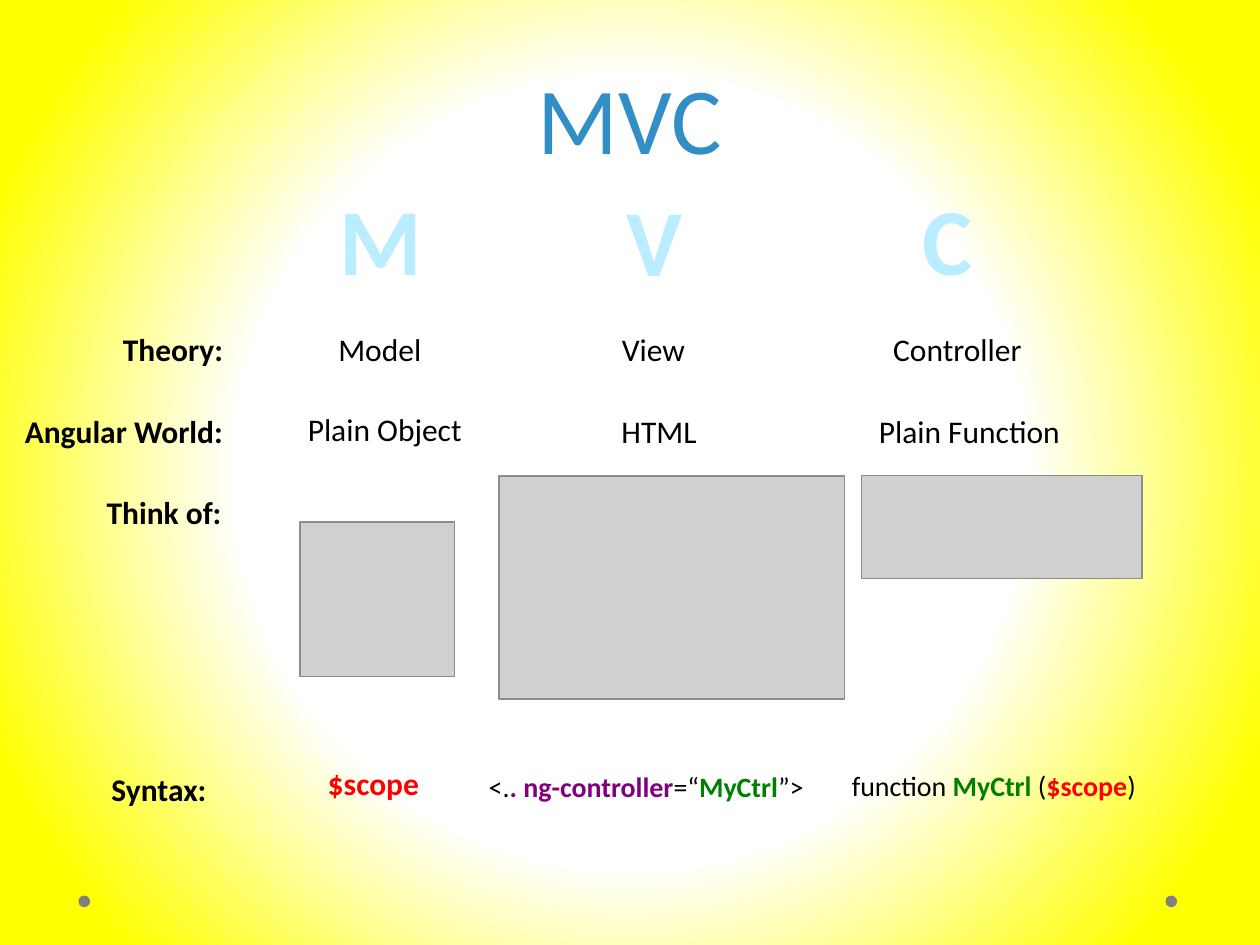
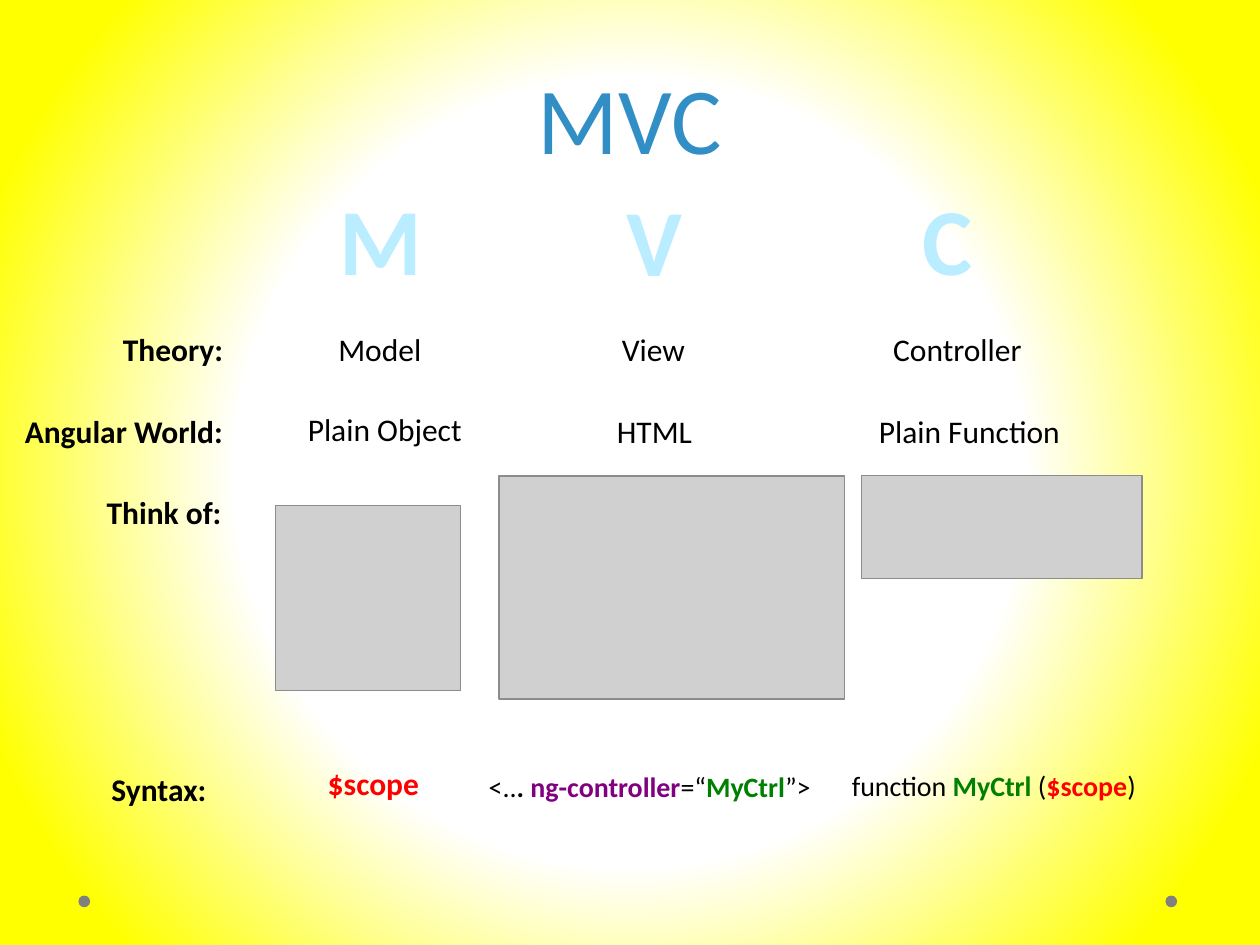
Before and after one commit to murtazahaveliwala/technext-angularjs-demo, a slide deck: slide 11 of Introduction to AngularJs.pptx. Drawn at 1260x945 pixels with LibreOffice and Linux fonts; fonts in the diff are those of the drawing; grey boxes stand for pictures. Boxes give left, top, right and bottom in pixels: in the first picture for what was removed or moved away, otherwise in the second. Text is boxed around its words. In the diff, an @@ line names an element or a change of style, - is before the commit and + after.

```diff
--- a/Introduction to AngularJs.pptx
+++ b/Introduction to AngularJs.pptx
@@ text "HTML": place and size @@
-text "HTML" at <box>621,422,696,443</box>
+text "HTML" at <box>617,422,692,443</box>
@@ picture: place and size @@
-picture at <box>300,522,454,675</box>
+picture at <box>276,505,461,690</box>
@@ text at <box>530,777,810,802</box>: text changed @@
-<.. ng-controller=“MyCtrl”>
+<... ng-controller=“MyCtrl”>
```
Also in this commit, not shown: 10 other slides changed, 2 slides removed.
